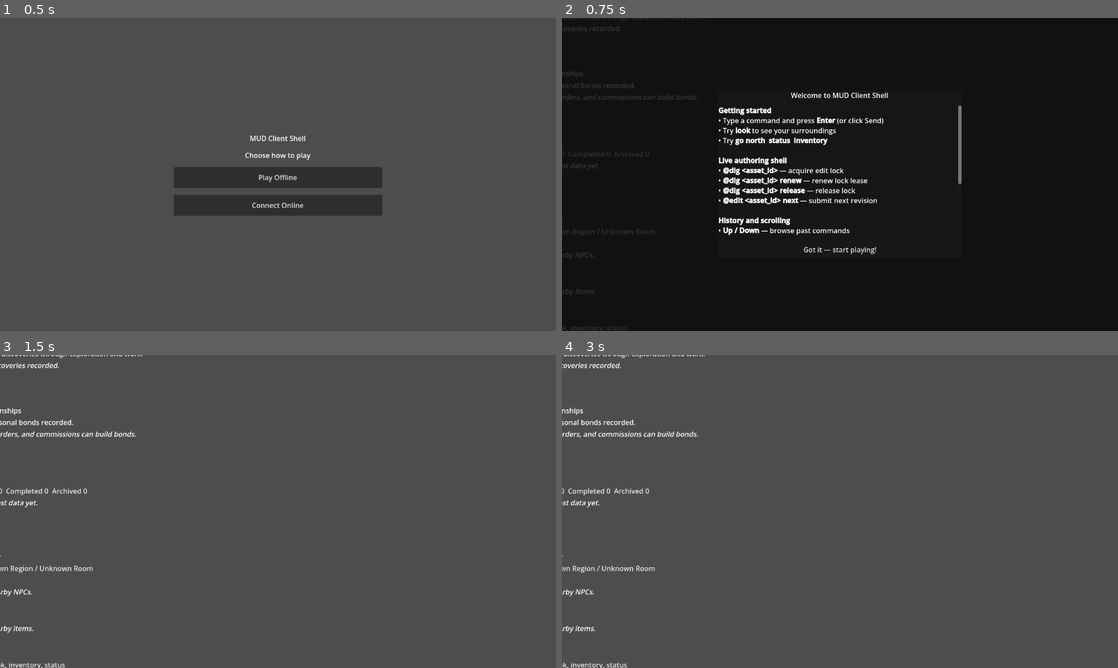
Above: before the commit, frames 1-4 (two rows, left to right).
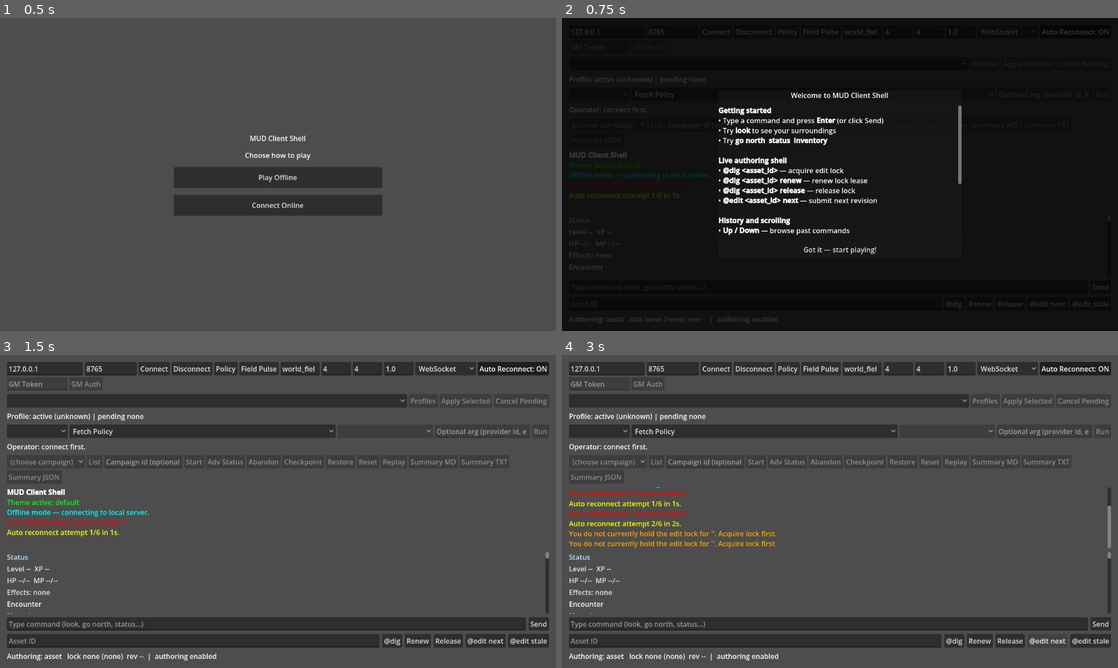
Above: after the commit, the same moments.

Repository: jbax-and-his-ai-pals/008-mud
Game: Godot game, scene res://scenes/launcher.tscn
Same seed, same stepped clock (60 frames per second), same inputs: the game is played once before the commit and once after it.
Inputs (mouse positions are in pixels of both pictures, inside the frame that each line leads up to):
- Up to frame 1 (0.5 s): no input
- Up to frame 2 (0.75 s): click "Play Offline" at 0.5 s
- Up to frame 3 (1.5 s): click "Got it — start playing!" at 1.25 s
- Up to frame 4 (3 s): click (1045, 639) at 2 s, where only the run after the commit has a clickable "@edit next"; click (1045, 639) at 2.75 s, where only the run after the commit has a clickable "@edit next"

Frame 1 is identical in both runs. In frame 2, 1.4% of the frame differs, in the area x 0-99%, y 0-100%; in frame 3, 20%; in frame 4, 21%.

Commit message:
Fix the Godot client's layout overflowing once a character exists
The side-panel stack (status, inventory, quests, surroundings...) sat directly in
the root VBox. With a character it grew taller than the window, so the whole
layout overflowed and shifted, pushing the log and the command line off screen:
the client looked hung. The four wide button rows also overflowed the design
width sideways. The panel stack now lives in a ScrollContainer (created at
startup, node names unchanged), and the connection, profile, operator and
adventure rows are HFlowContainers that wrap.

Checked by running the real client scene against a running ff4_slice server at
1280x720, creating a character through the dialog, and looking at the result:
every row and the command line are on screen. Before the change the same run
showed only clipped fragments of the panels.

Co-Authored-By: Claude Sonnet 5.5 <noreply@anthropic.com>

Diff:
--- a/client/scenes/main.tscn
+++ b/client/scenes/main.tscn
@@ -37,7 +37,7 @@
 grow_vertical = 2
 theme_override_constants/separation = 8
 
-[node name="ConnectionRow" type="HBoxContainer" parent="VBox"]
+[node name="ConnectionRow" type="HFlowContainer" parent="VBox"]
 layout_mode = 2
 theme_override_constants/separation = 6
 
@@ -119,7 +119,7 @@
 layout_mode = 2
 text = "GM Auth"
 
-[node name="ProfileRow" type="HBoxContainer" parent="VBox"]
+[node name="ProfileRow" type="HFlowContainer" parent="VBox"]
 layout_mode = 2
 theme_override_constants/separation = 6
 
@@ -145,7 +145,7 @@
 autowrap_mode = 3
 text = "Profile: active (unknown) | pending none"
 
-[node name="OperatorRow" type="HBoxContainer" parent="VBox"]
+[node name="OperatorRow" type="HFlowContainer" parent="VBox"]
 layout_mode = 2
 theme_override_constants/separation = 6
 
@@ -187,7 +187,7 @@
 autowrap_mode = 3
 text = "Operator: choose domain/action, then Run."
 
-[node name="AdventureRow" type="HBoxContainer" parent="VBox"]
+[node name="AdventureRow" type="HFlowContainer" parent="VBox"]
 layout_mode = 2
 theme_override_constants/separation = 6
 
--- a/client/scripts/ui/main_controller.gd
+++ b/client/scripts/ui/main_controller.gd
@@ -187,7 +187,7 @@
 @onready var operator_run_button: Button = $VBox/OperatorRow/OperatorRunButton
 @onready var operator_status_label: Label = $VBox/OperatorStatusLabel
 @onready var adventure_catalog_select: OptionButton = $VBox/AdventureRow/AdventureCatalogSelect
-@onready var adventure_row: HBoxContainer = $VBox/AdventureRow
+@onready var adventure_row: Container = $VBox/AdventureRow
 @onready var adventure_catalog_button: Button = $VBox/AdventureRow/AdventureCatalogButton
 @onready var adventure_campaign_input: LineEdit = $VBox/AdventureRow/AdventureCampaignInput
 @onready var adventure_start_button: Button = $VBox/AdventureRow/AdventureStartButton
@@ -299,7 +299,30 @@
 var accessibility: AccessibilityController
 var game_state_payloads: GameStatePayloadsController
 
+## The side-panel stack (status, inventory, quests, surroundings...) is tall once a character
+## exists. Directly in the root VBox it forced the whole layout taller than the window, which
+## pushed the log and the command line off the screen and made the client look hung. Inside a
+## scroll container it takes the space the log leaves it and scrolls. The nodes keep their
+## names; the @onready references above are object references, resolved before this runs.
+func _wrap_side_panels_in_scroll() -> void:
+	var panels: Control = get_node_or_null("VBox/AssetPreview")
+	if panels == null or panels.get_parent() is ScrollContainer:
+		return
+	var vbox: Node = panels.get_parent()
+	var index: int = panels.get_index()
+	var scroll := ScrollContainer.new()
+	scroll.name = "AssetScroll"
+	scroll.horizontal_scroll_mode = ScrollContainer.SCROLL_MODE_DISABLED
+	scroll.size_flags_vertical = Control.SIZE_EXPAND_FILL
+	scroll.custom_minimum_size = Vector2(0, 120)
+	vbox.add_child(scroll)
+	vbox.move_child(scroll, index)
+	panels.reparent(scroll, false)
+	panels.size_flags_horizontal = Control.SIZE_EXPAND_FILL
+
+
 func _ready() -> void:
+	_wrap_side_panels_in_scroll()
 	network_lifecycle = NetworkLifecycleController.new(self)
 	operator_console = OperatorConsoleController.new(self)
 	profiles = ProfileController.new(self)
